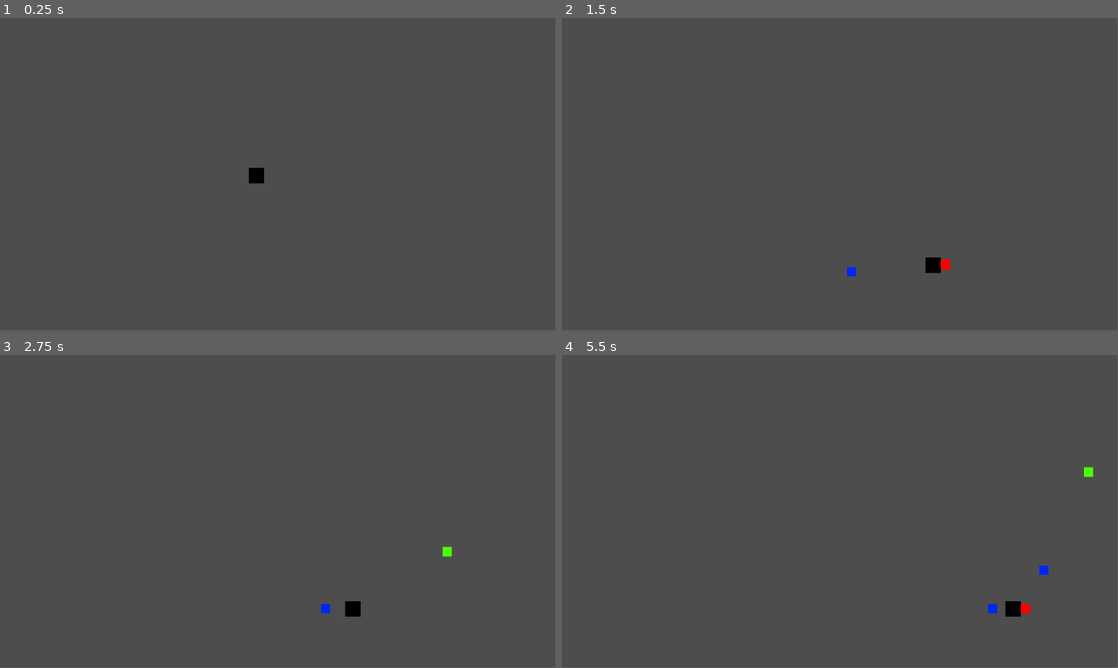
Above: before the commit, frames 1-4 (two rows, left to right).
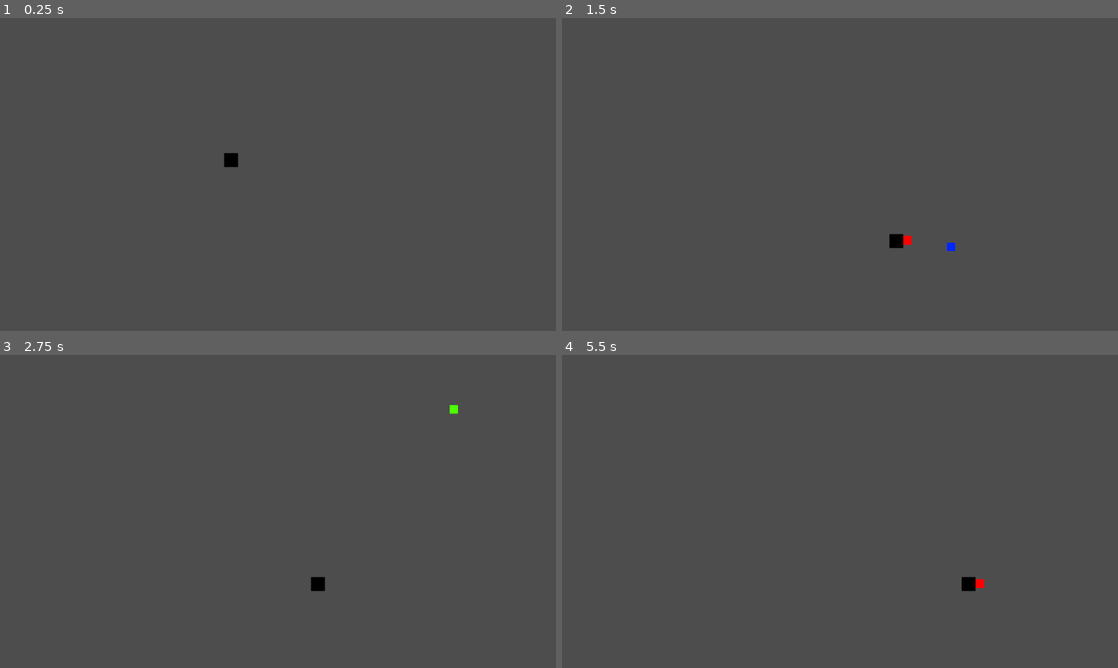
Above: after the commit, the same moments.

Repository: Blargansmarf/BossJam
Game: Godot game, scene res://Scenes/root.tscn
The game is run twice, just before and just after one commit, with the same random seed, the same clock (stepped at 60 frames per second) and the same inputs.
Inputs:
- Up to frame 1 (0.25 s): no input
- Up to frame 2 (1.5 s): hold D (right) from 0.53 s (still down); tap W (ability) at 0.6 s; tap Space (jump) at 0.77 s; tap Q (attack) at 0.8, 1.35 s
- Up to frame 3 (2.75 s): tap Space (jump) at 1.52 s; tap E (throw) at 1.55, 2.1 s; release D (right) at 2.03 s; hold A (left) from 2.03 s (still down); tap W (ability) at 2.3 s
- Up to frame 4 (5.5 s): release A (left) at 2.78 s; hold D (right) 2.78-4.28 s; tap W (ability) at 2.85, 4.55 s; tap Space (jump) at 3.02, 3.77, 4.52 s; tap Q (attack) at 3.05, 3.6, 5.3 s; tap E (throw) at 3.8, 5.1 s; hold A (left) 4.28-5.03 s; tap Shift (dodge) at 4.35 s; hold D (right) from 5.03 s (still down)
In our replay, the window is 799x449 before the commit and 800x450 after it. These sizes can differ from the game's own. Grey fills any space a smaller window leaves; there, only what the larger window draws over its background counts as a difference.

The runs differ from the first frame. In frame 1, 0.3% of the frame differs, in the area x 40-48%, y 43-53%; in frame 2, 0.4%; in frame 3, 0.4%; in frame 4, 0.5%, in the area x 71-96%, y 35-84%.

Commit message:
adjusted window resolution

Diff:
--- a/Scenes/ability.tscn
+++ b/Scenes/ability.tscn
@@ -1,7 +1,7 @@
 [gd_scene load_steps=5 format=3 uid="uid://bajanfo1x0npo"]
 
-[ext_resource type="Script" path="res://Scenes/ability.gd" id="1_37uvm"]
 [ext_resource type="Texture2D" uid="uid://df3ibjji4upsg" path="res://Sprites/Test/BlueSquare.png" id="1_2528e"]
+[ext_resource type="Script" path="res://Scripts/ability.gd" id="1_phof2"]
 
 [sub_resource type="SpriteFrames" id="SpriteFrames_q4kha"]
 animations = [{
@@ -16,8 +16,10 @@
 
 [sub_resource type="CircleShape2D" id="CircleShape2D_0l4ew"]
 
-[node name="Ability" type="Area2D"]
-script = ExtResource("1_37uvm")
+[node name="Ability" type="CharacterBody2D"]
+collision_layer = 16
+collision_mask = 136
+script = ExtResource("1_phof2")
 
 [node name="AnimatedSprite2D" type="AnimatedSprite2D" parent="."]
 scale = Vector2(0.589621, 0.590262)
--- /dev/null
+++ b/Scenes/arena1.tscn
@@ -0,0 +1,3 @@
+[gd_scene format=3 uid="uid://bhgw1k01pm5a6"]
+
+[node name="Root" type="Node2D"]
--- /dev/null
+++ b/Scenes/player.tscn
@@ -0,0 +1,46 @@
+[gd_scene load_steps=7 format=3 uid="uid://dk20tigl40i21"]
+
+[ext_resource type="Script" path="res://Scripts/Player.gd" id="1_jk40t"]
+[ext_resource type="Texture2D" uid="uid://b7ywjat5ewwsj" path="res://Sprites/Test/BlackSquare.png" id="2_qxwlf"]
+[ext_resource type="Texture2D" uid="uid://401ih83ho4bf" path="res://Sprites/Test/RedSquare.png" id="3_wiplp"]
+
+[sub_resource type="SpriteFrames" id="SpriteFrames_dh8jv"]
+animations = [{
+"frames": [{
+"duration": 1.0,
+"texture": ExtResource("2_qxwlf")
+}],
+"loop": true,
+"name": &"default",
+"speed": 5.0
+}]
+
+[sub_resource type="RectangleShape2D" id="RectangleShape2D_nw62y"]
+size = Vector2(32, 32)
+
+[sub_resource type="RectangleShape2D" id="RectangleShape2D_7s1ry"]
+
+[node name="Player" type="CharacterBody2D" groups=["player"]]
+position = Vector2(532, 267)
+collision_mask = 136
+script = ExtResource("1_jk40t")
+
+[node name="Sprite" type="AnimatedSprite2D" parent="."]
+sprite_frames = SubResource("SpriteFrames_dh8jv")
+
+[node name="CollisionShape" type="CollisionShape2D" parent="."]
+shape = SubResource("RectangleShape2D_nw62y")
+
+[node name="Attack" type="Area2D" parent="."]
+process_mode = 4
+visible = false
+position = Vector2(26, -1)
+collision_layer = 2
+collision_mask = 8
+
+[node name="Sprite2D" type="Sprite2D" parent="Attack"]
+scale = Vector2(0.62215, 0.636919)
+texture = ExtResource("3_wiplp")
+
+[node name="CollisionShape2D" type="CollisionShape2D" parent="Attack"]
+shape = SubResource("RectangleShape2D_7s1ry")
--- a/Scenes/root.tscn
+++ b/Scenes/root.tscn
@@ -1,54 +1,18 @@
-[gd_scene load_steps=8 format=3 uid="uid://chk563fpa6xwy"]
+[gd_scene load_steps=3 format=3 uid="uid://chk563fpa6xwy"]
 
-[ext_resource type="Script" path="res://Scripts/Player.gd" id="1_cyelb"]
-[ext_resource type="Texture2D" uid="uid://b7ywjat5ewwsj" path="res://Sprites/Test/BlackSquare.png" id="2_jafnt"]
-[ext_resource type="Texture2D" uid="uid://401ih83ho4bf" path="res://Sprites/Test/RedSquare.png" id="3_7grw3"]
-
-[sub_resource type="SpriteFrames" id="SpriteFrames_dh8jv"]
-animations = [{
-"frames": [{
-"duration": 1.0,
-"texture": ExtResource("2_jafnt")
-}],
-"loop": true,
-"name": &"default",
-"speed": 5.0
-}]
-
-[sub_resource type="RectangleShape2D" id="RectangleShape2D_nw62y"]
-size = Vector2(32, 32)
-
-[sub_resource type="RectangleShape2D" id="RectangleShape2D_7s1ry"]
+[ext_resource type="PackedScene" uid="uid://dk20tigl40i21" path="res://Scenes/player.tscn" id="1_hxfqq"]
 
 [sub_resource type="RectangleShape2D" id="RectangleShape2D_k08ns"]
 
 [node name="Root" type="Node2D"]
 
-[node name="Player" type="CharacterBody2D" parent="."]
-position = Vector2(532, 267)
-script = ExtResource("1_cyelb")
-
-[node name="Sprite" type="AnimatedSprite2D" parent="Player"]
-sprite_frames = SubResource("SpriteFrames_dh8jv")
-
-[node name="CollisionShape" type="CollisionShape2D" parent="Player"]
-shape = SubResource("RectangleShape2D_nw62y")
-
-[node name="Attack" type="Area2D" parent="Player"]
-process_mode = 4
-visible = false
-position = Vector2(26, -1)
-
-[node name="Sprite2D" type="Sprite2D" parent="Player/Attack"]
-scale = Vector2(0.62215, 0.636919)
-texture = ExtResource("3_7grw3")
-
-[node name="CollisionShape2D" type="CollisionShape2D" parent="Player/Attack"]
-shape = SubResource("RectangleShape2D_7s1ry")
+[node name="Player" parent="." instance=ExtResource("1_hxfqq")]
 
 [node name="StaticBody2D" type="StaticBody2D" parent="."]
 position = Vector2(572, 553)
 scale = Vector2(62.6, 1)
+collision_layer = 128
+collision_mask = 5
 
 [node name="CollisionShape2D" type="CollisionShape2D" parent="StaticBody2D"]
 shape = SubResource("RectangleShape2D_k08ns")
--- a/Scenes/thrown_weapon.tscn
+++ b/Scenes/thrown_weapon.tscn
@@ -16,7 +16,9 @@
 
 [sub_resource type="CircleShape2D" id="CircleShape2D_jyljj"]
 
-[node name="Thrown_Weapon" type="Area2D"]
+[node name="Thrown_Weapon" type="CharacterBody2D"]
+collision_layer = 4
+collision_mask = 136
 script = ExtResource("1_djr4x")
 
 [node name="AnimatedSprite2D" type="AnimatedSprite2D" parent="."]
--- a/Scenes/ability.gd
+++ b/Scripts/ability.gd
@@ -1,9 +1,9 @@
-extends Area2D
+extends CharacterBody2D
 
 var vel_x : float = 400
-var vel_y : float = 500
+var vel_y : float = 0
 
-var lifetime : float = 3.0
+var lifetime : float = 1.0
 var life_count : float
 
 func _physics_process(delta):
@@ -11,4 +11,8 @@
 		queue_free()
 
 	life_count += delta
-	position.x += 1
+
+	velocity.x = vel_x
+	velocity.y = vel_y
+
+	move_and_slide()
--- a/Scripts/thrown_weapon.gd
+++ b/Scripts/thrown_weapon.gd
@@ -1,8 +1,18 @@
-extends Area2D
+extends CharacterBody2D
 
-var vel_x : float = 400
-var vel_y : float = 500
+var vel_x : float = 250
+var vel_y : float = 900
+
+var gravity : float = 20
 
 func _physics_process(delta):
-	position.x += 1
-	position.y -= 1
+	if not is_on_floor():
+		vel_y -= gravity
+	else:
+		vel_x = 0
+		vel_y = 0
+
+	velocity.x = vel_x
+	velocity.y = -vel_y
+
+	move_and_slide()
--- a/project.godot
+++ b/project.godot
@@ -14,6 +14,11 @@
 run/main_scene="res://Scenes/root.tscn"
 config/features=PackedStringArray("4.2", "Forward Plus")
 config/icon="res://icon.svg"
+
+[display]
+
+window/size/viewport_width=1280
+window/size/viewport_height=720
 
 [input]
 
@@ -60,3 +65,12 @@
 "events": [Object(InputEventKey,"resource_local_to_scene":false,"resource_name":"","device":-1,"window_id":0,"alt_press …(182 unchanged characters)…
 ]
 }
+
+[layer_names]
+
+2d_physics/layer_1="player"
+2d_physics/layer_2="attack"
+2d_physics/layer_3="thrown"
+2d_physics/layer_4="boss"
+2d_physics/layer_5="ability"
+2d_physics/layer_8="platform"
